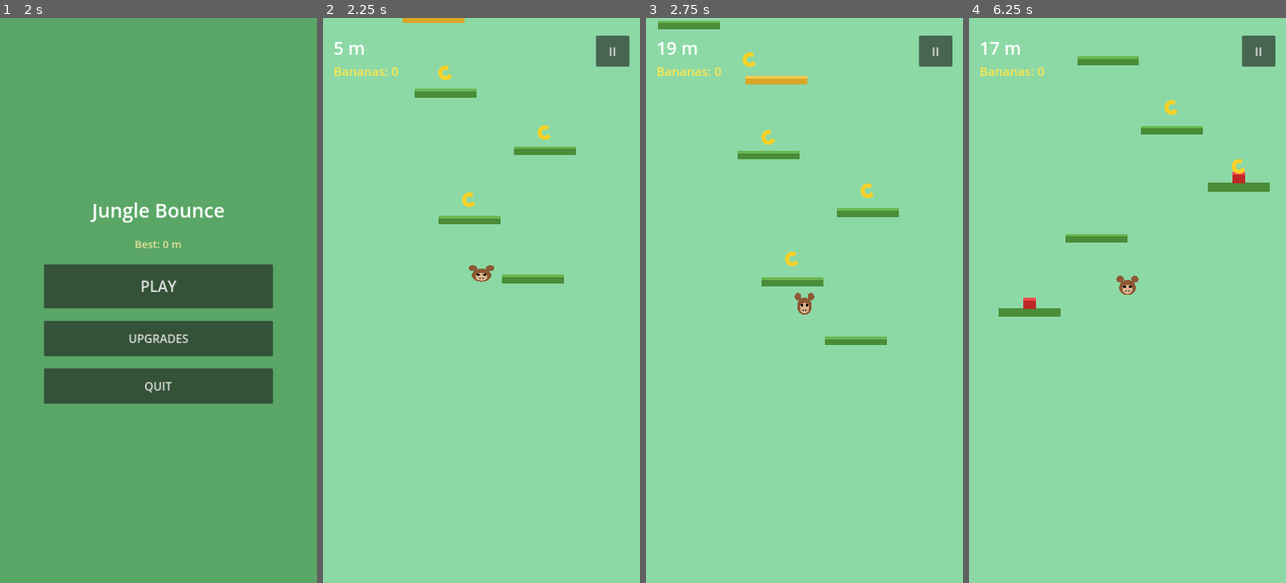
Above: before the commit, frames 1-4 (left to right).
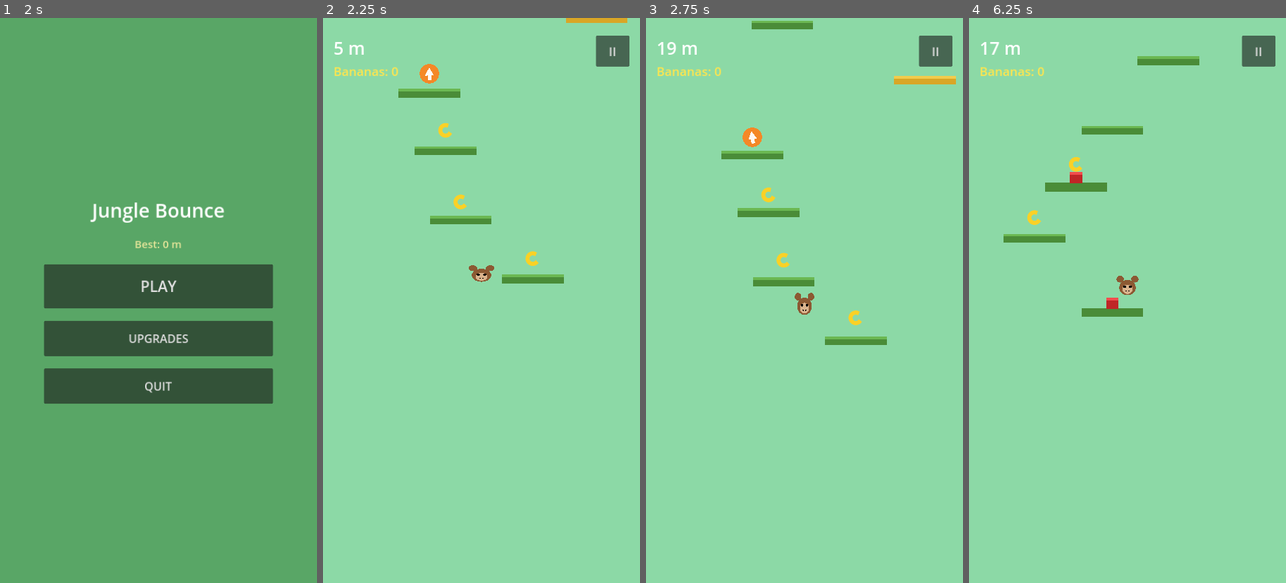
Above: after the commit, the same moments.

Repository: yeoshuag/jungle-bounce-monkey-advanture
Game: Godot game, scene res://scenes/Splash.tscn
The game is run twice, just before and just after one commit, with the same random seed, the same clock (stepped at 60 frames per second) and the same inputs.
Inputs (mouse positions are in pixels of both pictures, inside the frame that each line leads up to):
- Up to frame 1 (2 s): tap Enter at 0.5 s; move the mouse to (228, 272) at 0.52 s; click (228, 272) at 0.67 s; tap Space at 1.25 s; drag from (95, 328) to (142, 413) at 1.27 s
- Up to frame 2 (2.25 s): click "PLAY" at 2 s
- Up to frame 3 (2.75 s): no input
- Up to frame 4 (6.25 s): click "II" at 2.75 s; click "RESUME" at 3.5 s; click "II" at 4.25 s; click "RESUME" at 5 s; click "RETRY" at 5.75 s

Frame 1 is identical in both runs. In frame 2, 1.7% of the frame differs, in the area x 23-96%, y 0-44%; in frame 3, 2.6%; in frame 4, 3.5%, in the area x 9-95%, y 6-53%.

Commit message:
Add momentary powerup pickups: Double Bananas, Double Jump, Shield
New pooled PowerupBase collectible (mirrors Banana's pattern) with three
subclasses spawned occasionally by PlatformGenerator alongside bananas.
Double Bananas/Double Jump are tracked as global run-state timers on
GameManager (refresh-to-max on repeat pickup, HUD labels while active);
the Shield pickup reuses the existing shield_time_remaining/rescue-bounce
mechanic on Player via a new apply_shield() method instead of adding a
second system. Player's collision mask gains a new layer bit for
powerups so they're picked up by direct touch only, not the banana
magnet.

Diff:
--- a/autoload/AudioManager.gd
+++ b/autoload/AudioManager.gd
@@ -67,6 +67,9 @@
 func play_shield_break() -> void:
 	play_tone(950.0, 0.22, "sine")
 
+func play_powerup() -> void:
+	play_tone(1200.0, 0.18, "sine")
+
 func _process(delta: float) -> void:
 	var volume: float = _volume_scale()
 	for v: Voice in voices:
--- a/autoload/GameManager.gd
+++ b/autoload/GameManager.gd
@@ -5,6 +5,8 @@
 signal combo_changed(combo: int)
 signal combo_broken
 signal altitude_changed(altitude: float)
+signal double_banana_changed(active: bool)
+signal double_jump_changed(active: bool)
 
 const COMBO_MAX_MULTIPLIER := 5
 
@@ -15,6 +17,8 @@
 var combo: int = 0
 var combo_timer: float = 0.0
 var combo_timeout: float = 2.5
+var double_banana_time_remaining: float = 0.0
+var double_jump_time_remaining: float = 0.0
 
 func _process(delta: float) -> void:
 	if not is_running:
@@ -24,6 +28,14 @@
 		if combo_timer <= 0.0:
 			combo = 0
 			combo_broken.emit()
+	if double_banana_time_remaining > 0.0:
+		double_banana_time_remaining = max(0.0, double_banana_time_remaining - delta)
+		if double_banana_time_remaining <= 0.0:
+			double_banana_changed.emit(false)
+	if double_jump_time_remaining > 0.0:
+		double_jump_time_remaining = max(0.0, double_jump_time_remaining - delta)
+		if double_jump_time_remaining <= 0.0:
+			double_jump_changed.emit(false)
 
 func start_run() -> void:
 	is_running = true
@@ -33,7 +45,21 @@
 	combo = 0
 	combo_timer = 0.0
 	combo_timeout = UpgradeManager.get_combo_timeout()
+	double_banana_time_remaining = 0.0
+	double_jump_time_remaining = 0.0
 	run_started.emit()
+
+func activate_double_bananas(duration: float) -> void:
+	var was_active: bool = double_banana_time_remaining > 0.0
+	double_banana_time_remaining = max(double_banana_time_remaining, duration)
+	if not was_active:
+		double_banana_changed.emit(true)
+
+func activate_double_jump(duration: float) -> void:
+	var was_active: bool = double_jump_time_remaining > 0.0
+	double_jump_time_remaining = max(double_jump_time_remaining, duration)
+	if not was_active:
+		double_jump_changed.emit(true)
 
 func end_run() -> void:
 	if not is_running:
@@ -55,6 +81,8 @@
 	combo_timer = combo_timeout
 	var multiplier: int = min(1 + combo / 5, COMBO_MAX_MULTIPLIER)
 	var value: int = base_value * multiplier
+	if double_banana_time_remaining > 0.0:
+		value *= 2
 	bananas_this_run += value
 	banana_collected.emit(value, combo)
 	combo_changed.emit(combo)
--- /dev/null
+++ b/scenes/collectibles/powerups/DoubleBananaPowerup.gd
@@ -0,0 +1,12 @@
+extends PowerupBase
+class_name DoubleBananaPowerup
+
+const DURATION := 8.0
+
+func _apply_effect(_player: Player) -> void:
+	GameManager.activate_double_bananas(DURATION)
+
+func _draw() -> void:
+	draw_circle(Vector2.ZERO, 22.0, Color(1.0, 0.85, 0.2, 0.9))
+	draw_arc(Vector2(-7, 0), 10.0, PI * 0.15, PI * 1.65, 12, Color(0.5, 0.3, 0.0), 4.0, true)
+	draw_arc(Vector2(7, 0), 10.0, PI * 0.15, PI * 1.65, 12, Color(0.5, 0.3, 0.0), 4.0, true)
--- /dev/null
+++ b/scenes/collectibles/powerups/DoubleBananaPowerup.tscn
@@ -0,0 +1,16 @@
+[gd_scene load_steps=3 format=3]
+
+[ext_resource type="Script" path="res://scenes/collectibles/powerups/DoubleBananaPowerup.gd" id="1"]
+
+[sub_resource type="CircleShape2D" id="1"]
+radius = 22.0
+
+[node name="DoubleBananaPowerup" type="Area2D"]
+collision_layer = 8
+collision_mask = 0
+monitoring = false
+monitorable = false
+script = ExtResource("1")
+
+[node name="CollisionShape2D" type="CollisionShape2D" parent="."]
+shape = SubResource("1")
--- /dev/null
+++ b/scenes/collectibles/powerups/DoubleJumpPowerup.gd
@@ -0,0 +1,15 @@
+extends PowerupBase
+class_name DoubleJumpPowerup
+
+const DURATION := 8.0
+
+func _apply_effect(_player: Player) -> void:
+	GameManager.activate_double_jump(DURATION)
+
+func _draw() -> void:
+	draw_circle(Vector2.ZERO, 22.0, Color(1.0, 0.5, 0.1, 0.9))
+	var pts := PackedVector2Array([
+		Vector2(0, -14), Vector2(-10, 4), Vector2(-4, 4),
+		Vector2(-4, 14), Vector2(4, 14), Vector2(4, 4), Vector2(10, 4),
+	])
+	draw_colored_polygon(pts, Color(1, 1, 1, 0.95))
--- /dev/null
+++ b/scenes/collectibles/powerups/DoubleJumpPowerup.tscn
@@ -0,0 +1,16 @@
+[gd_scene load_steps=3 format=3]
+
+[ext_resource type="Script" path="res://scenes/collectibles/powerups/DoubleJumpPowerup.gd" id="1"]
+
+[sub_resource type="CircleShape2D" id="1"]
+radius = 22.0
+
+[node name="DoubleJumpPowerup" type="Area2D"]
+collision_layer = 8
+collision_mask = 0
+monitoring = false
+monitorable = false
+script = ExtResource("1")
+
+[node name="CollisionShape2D" type="CollisionShape2D" parent="."]
+shape = SubResource("1")
--- /dev/null
+++ b/scenes/collectibles/powerups/PowerupBase.gd
@@ -0,0 +1,43 @@
+extends Area2D
+class_name PowerupBase
+
+var active: bool = false
+var bob_time: float = 0.0
+var base_position: Vector2 = Vector2.ZERO
+
+func _ready() -> void:
+	add_to_group("powerup")
+	monitoring = false
+	visible = false
+	monitorable = false
+
+func activate(pos: Vector2) -> void:
+	global_position = pos
+	base_position = pos
+	visible = true
+	active = true
+	bob_time = randf() * TAU
+	queue_redraw()
+	set_deferred("monitorable", true)
+
+func deactivate() -> void:
+	visible = false
+	active = false
+	set_deferred("monitorable", false)
+
+func _process(delta: float) -> void:
+	if not active:
+		return
+	bob_time += delta * 3.0
+	position.y = base_position.y + sin(bob_time) * 6.0
+	rotation = sin(bob_time * 0.5) * 0.2
+
+func collect(player: Player) -> void:
+	if not active:
+		return
+	deactivate()
+	_apply_effect(player)
+	AudioManager.play_powerup()
+
+func _apply_effect(_player: Player) -> void:
+	pass
--- /dev/null
+++ b/scenes/collectibles/powerups/ShieldPowerup.gd
@@ -0,0 +1,11 @@
+extends PowerupBase
+class_name ShieldPowerup
+
+const DURATION := 6.0
+
+func _apply_effect(player: Player) -> void:
+	player.apply_shield(DURATION)
+
+func _draw() -> void:
+	draw_circle(Vector2.ZERO, 22.0, Color(0.3, 0.7, 1.0, 0.9))
+	draw_arc(Vector2.ZERO, 12.0, 0.0, TAU, 24, Color(1, 1, 1, 0.9), 3.0, true)
--- /dev/null
+++ b/scenes/collectibles/powerups/ShieldPowerup.tscn
@@ -0,0 +1,16 @@
+[gd_scene load_steps=3 format=3]
+
+[ext_resource type="Script" path="res://scenes/collectibles/powerups/ShieldPowerup.gd" id="1"]
+
+[sub_resource type="CircleShape2D" id="1"]
+radius = 22.0
+
+[node name="ShieldPowerup" type="Area2D"]
+collision_layer = 8
+collision_mask = 0
+monitoring = false
+monitorable = false
+script = ExtResource("1")
+
+[node name="CollisionShape2D" type="CollisionShape2D" parent="."]
+shape = SubResource("1")
--- a/scenes/player/Player.gd
+++ b/scenes/player/Player.gd
@@ -11,6 +11,7 @@
 const MAX_FALL_SPEED := 1400.0
 const HALF_WIDTH := 24.0
 const MIN_MAGNET_SHAPE_RADIUS := 1.0
+const DOUBLE_JUMP_FACTOR := 2.0
 
 @export var jump_power_multiplier: float = 1.0
 @export var move_speed: float = 700.0
@@ -89,14 +90,25 @@
 		if area.has_method("collect"):
 			area.collect()
 		return
+	if area.is_in_group("powerup"):
+		if area.has_method("collect"):
+			area.collect(self)
+		return
 	if area.is_in_group("platform") and velocity_y > 0.0:
 		if area.has_method("on_player_bounce"):
 			var force: float = area.on_player_bounce(self)
 			bounce(force)
 
 func bounce(force: float) -> void:
-	velocity_y = -force * jump_power_multiplier
+	var multiplier: float = jump_power_multiplier
+	if GameManager.double_jump_time_remaining > 0.0:
+		multiplier *= DOUBLE_JUMP_FACTOR
+	velocity_y = -force * multiplier
 	jumped.emit()
+
+func apply_shield(duration: float) -> void:
+	shield_time_remaining = max(shield_time_remaining, duration)
+	sprite.set_shielded(true)
 
 func die() -> void:
 	if not alive:
--- a/scenes/player/Player.tscn
+++ b/scenes/player/Player.tscn
@@ -11,7 +11,7 @@
 
 [node name="Player" type="Area2D"]
 collision_layer = 1
-collision_mask = 6
+collision_mask = 14
 script = ExtResource("1")
 
 [node name="CollisionShape2D" type="CollisionShape2D" parent="."]
--- a/scenes/ui/HUD.gd
+++ b/scenes/ui/HUD.gd
@@ -4,6 +4,8 @@
 @onready var altitude_label: Label = $VBox/AltitudeLabel
 @onready var banana_label: Label = $VBox/BananaLabel
 @onready var combo_label: Label = $VBox/ComboLabel
+@onready var double_banana_label: Label = $VBox/DoubleBananaLabel
+@onready var double_jump_label: Label = $VBox/DoubleJumpLabel
 @onready var pause_button: Button = $PauseButton
 
 func _ready() -> void:
@@ -12,6 +14,8 @@
 	GameManager.combo_changed.connect(_on_combo_changed)
 	GameManager.combo_broken.connect(_on_combo_broken)
 	GameManager.run_started.connect(_on_run_started)
+	GameManager.double_banana_changed.connect(_on_double_banana_changed)
+	GameManager.double_jump_changed.connect(_on_double_jump_changed)
 	pause_button.pressed.connect(_on_pause_pressed)
 	_on_run_started()
 
@@ -19,6 +23,8 @@
 	altitude_label.text = "0 m"
 	banana_label.text = "Bananas: 0"
 	combo_label.text = ""
+	double_banana_label.text = ""
+	double_jump_label.text = ""
 
 func _on_altitude_changed(altitude: float) -> void:
 	altitude_label.text = "%d m" % int(altitude / 10.0)
@@ -35,6 +41,12 @@
 func _on_combo_broken() -> void:
 	combo_label.text = ""
 
+func _on_double_banana_changed(active: bool) -> void:
+	double_banana_label.text = "2x BANANAS!" if active else ""
+
+func _on_double_jump_changed(active: bool) -> void:
+	double_jump_label.text = "2x JUMP!" if active else ""
+
 func _on_pause_pressed() -> void:
 	AudioManager.play_button()
 	var game: Node = get_tree().current_scene
--- a/scenes/ui/HUD.tscn
+++ b/scenes/ui/HUD.tscn
@@ -13,7 +13,7 @@
 offset_left = 24.0
 offset_top = 40.0
 offset_right = -140.0
-offset_bottom = 220.0
+offset_bottom = 320.0
 mouse_filter = 2
 
 [node name="AltitudeLabel" type="Label" parent="VBox"]
@@ -34,6 +34,18 @@
 theme_override_colors/font_color = Color(1, 0.5, 0.2, 1)
 text = ""
 
+[node name="DoubleBananaLabel" type="Label" parent="VBox"]
+layout_mode = 2
+theme_override_font_sizes/font_size = 24
+theme_override_colors/font_color = Color(1, 0.85, 0.2, 1)
+text = ""
+
+[node name="DoubleJumpLabel" type="Label" parent="VBox"]
+layout_mode = 2
+theme_override_font_sizes/font_size = 24
+theme_override_colors/font_color = Color(1, 0.55, 0.15, 1)
+text = ""
+
 [node name="PauseButton" type="Button" parent="."]
 anchor_left = 1.0
 anchor_right = 1.0
--- a/scenes/world/PlatformGenerator.gd
+++ b/scenes/world/PlatformGenerator.gd
@@ -5,6 +5,9 @@
 const MOVING_SCENE: PackedScene = preload("res://scenes/world/platforms/MovingPlatform.tscn")
 const SPRING_SCENE: PackedScene = preload("res://scenes/world/platforms/SpringPlatform.tscn")
 const BANANA_SCENE: PackedScene = preload("res://scenes/collectibles/Banana.tscn")
+const DOUBLE_BANANA_SCENE: PackedScene = preload("res://scenes/collectibles/powerups/DoubleBananaPowerup.tscn")
+const DOUBLE_JUMP_SCENE: PackedScene = preload("res://scenes/collectibles/powerups/DoubleJumpPowerup.tscn")
+const SHIELD_SCENE: PackedScene = preload("res://scenes/collectibles/powerups/ShieldPowerup.tscn")
 
 const MIN_GAP := 90.0
 const MAX_GAP := 170.0
@@ -12,8 +15,11 @@
 const MOVING_POOL_SIZE := 10
 const SPRING_POOL_SIZE := 6
 const BANANA_POOL_SIZE := 20
+const POWERUP_POOL_SIZE_EACH := 4
 const BANANA_CHANCE := 0.45
+const POWERUP_CHANCE := 0.05
 const INITIAL_ROWS := 10
+const POWERUP_KEYS := ["double_banana", "double_jump", "shield"]
 
 var camera: Camera2D
 var highest_spawned_y: float = 0.0
@@ -21,8 +27,10 @@
 
 var pools: Dictionary = {}
 var banana_pool: Array = []
+var powerup_pools: Dictionary = {}
 var active_platforms: Array = []
 var active_bananas: Array = []
+var active_powerups: Array = []
 
 func _ready() -> void:
 	screen_width = get_viewport_rect().size.x
@@ -33,11 +41,22 @@
 		var b: Banana = BANANA_SCENE.instantiate()
 		add_child(b)
 		banana_pool.append(b)
+	powerup_pools["double_banana"] = _build_powerup_pool(DOUBLE_BANANA_SCENE, POWERUP_POOL_SIZE_EACH)
+	powerup_pools["double_jump"] = _build_powerup_pool(DOUBLE_JUMP_SCENE, POWERUP_POOL_SIZE_EACH)
+	powerup_pools["shield"] = _build_powerup_pool(SHIELD_SCENE, POWERUP_POOL_SIZE_EACH)
 
 func _build_pool(scene: PackedScene, count: int) -> Array:
 	var list: Array = []
 	for i in range(count):
 		var inst: PlatformBase = scene.instantiate()
+		add_child(inst)
+		list.append(inst)
+	return list
+
+func _build_powerup_pool(scene: PackedScene, count: int) -> Array:
+	var list: Array = []
+	for i in range(count):
+		var inst: PowerupBase = scene.instantiate()
 		add_child(inst)
 		list.append(inst)
 	return list
@@ -54,6 +73,9 @@
 	for b: Banana in active_bananas:
 		b.deactivate()
 	active_bananas.clear()
+	for p: PowerupBase in active_powerups:
+		p.deactivate()
+	active_powerups.clear()
 
 func _spawn_initial(start_y: float) -> void:
 	var y: float = start_y
@@ -74,6 +96,12 @@
 			return b
 	return banana_pool[0]
 
+func _get_powerup(key: String) -> PowerupBase:
+	for p: PowerupBase in powerup_pools[key]:
+		if not p.active:
+			return p
+	return powerup_pools[key][0]
+
 func _weighted_type(difficulty: float) -> String:
 	var r: float = randf()
 	var normal_ceiling: float = 0.65 - difficulty * 0.25
@@ -92,7 +120,12 @@
 	var x: float = randf_range(90.0, screen_width - 90.0)
 	plat.activate(Vector2(x, y))
 	active_platforms.append(plat)
-	if randf() < BANANA_CHANCE:
+	if randf() < POWERUP_CHANCE:
+		var powerup_key: String = POWERUP_KEYS[randi() % POWERUP_KEYS.size()]
+		var powerup: PowerupBase = _get_powerup(powerup_key)
+		powerup.activate(Vector2(x, y - 46.0))
+		active_powerups.append(powerup)
+	elif randf() < BANANA_CHANCE:
 		var banana: Banana = _get_banana()
 		banana.activate(Vector2(x, y - 46.0))
 		active_bananas.append(banana)
@@ -113,3 +146,6 @@
 	for b: Banana in active_bananas.duplicate():
 		if not b.active or b.global_position.y > despawn_line:
 			active_bananas.erase(b)
+	for p: PowerupBase in active_powerups.duplicate():
+		if not p.active or p.global_position.y > despawn_line:
+			active_powerups.erase(p)
Not shown, changed: TESTING.md
